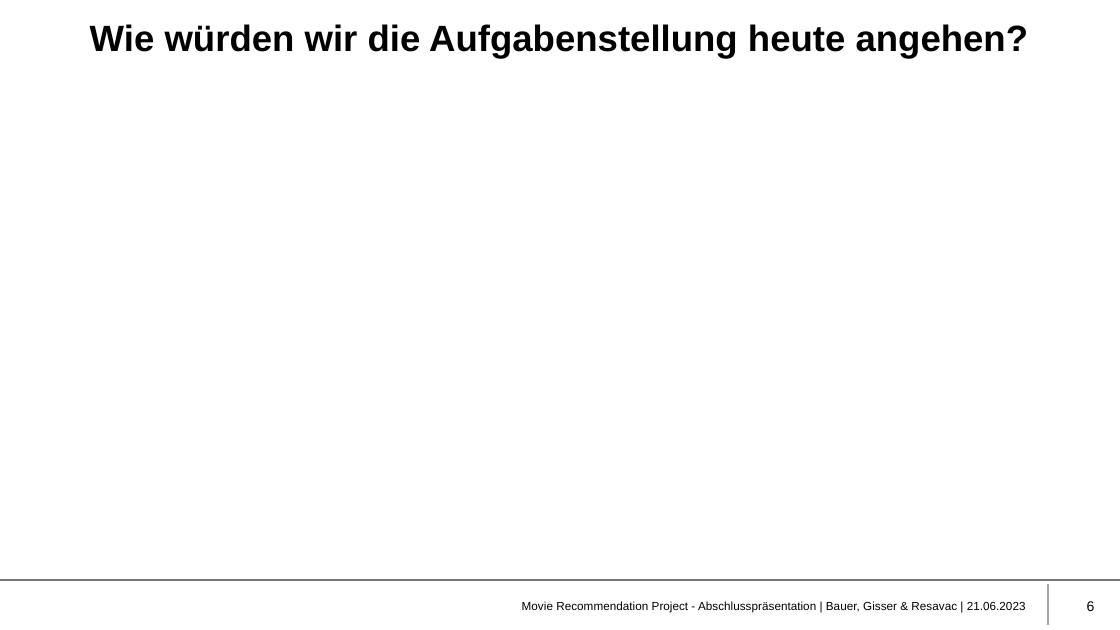
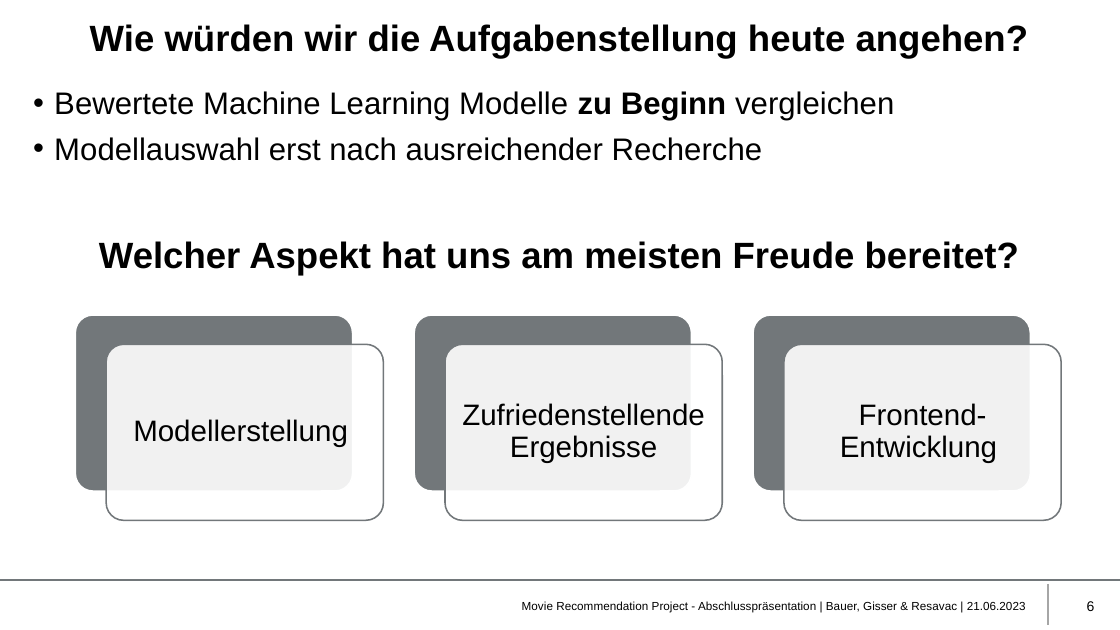
Before and after one commit to bar01a/mds-ss2023-SOE-Python-project, a slide deck: slide 6 of final-presentation/final_presentation.pptx. Drawn at 1120x630 pixels with LibreOffice and Linux fonts; fonts in the diff are those of the drawing; background and template pictures are left out. Boxes give left, top, right and bottom in pixels: in the first picture for what was removed or moved away, otherwise in the second. Text is boxed around its words. In the diff, an @@ line names an element or a change of style, - is before the commit and + after.

```diff
--- a/final-presentation/final_presentation.pptx
+++ b/final-presentation/final_presentation.pptx
@@ text added at box(54, 91, 894, 161), 20 pt, text #000000 @@
+• Bewertete Machine Learning Modelle zu Beginn vergleichen
+• Modellauswahl erst nach ausreichender Recherche
@@ text added at box(99, 241, 1019, 275), 23.5 pt, text #000000, bold @@
+Welcher Aspekt hat uns am meisten Freude bereitet?
@@ group added at box(75, 315, 1062, 520): 6 rounded rectangles, 3 texts @@
+Modellerstellung
+Zufriedenstellende Ergebnisse
+Frontend-Entwicklung
```
Also in this commit, not shown: 2 other slides changed, 1 slide removed.
